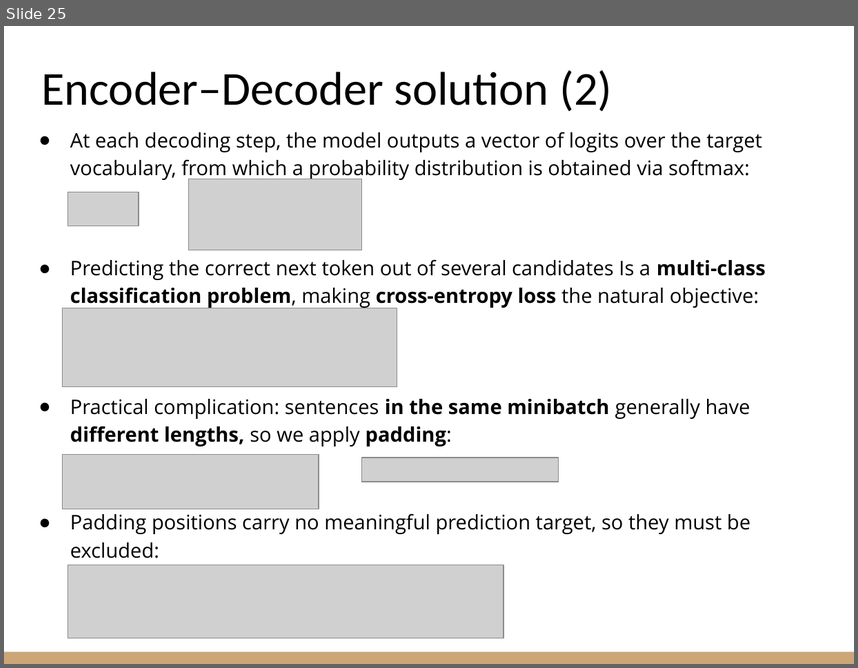
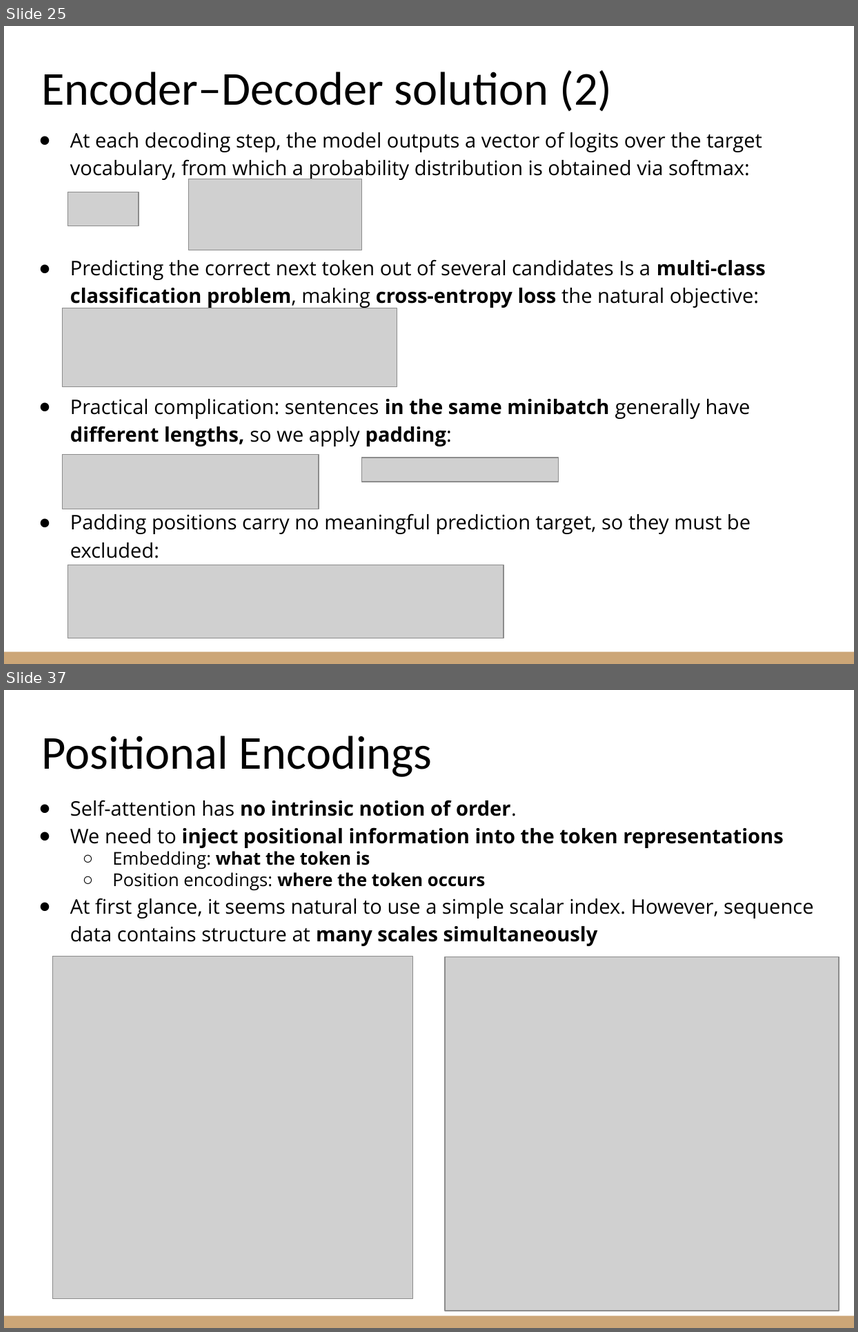
Before and after one commit to riccardoberta/machine-learning, a slide deck: 17 - Transformers/slides.pptx. Shown one above the other, each under a label of ours: slide 25 before the commit, slides 25 and 37 after it; the slides between them are not shown. The pictures are 858x668 and 858x1332 pixels, drawn with LibreOffice and Linux fonts; fonts in the diff are those of the drawing; grey boxes stand for pictures. Boxes give left, top, right and bottom in pixels: in the first picture for what was removed or moved away, otherwise in the second. Text is boxed around its words. In the diff, an @@ line names an element or a change of style, - is before the commit and + after.

```diff
--- a/17 - Transformers/slides.pptx
+++ b/17 - Transformers/slides.pptx
@@ slide 37 added at [4, 690, 854, 1328], background #FFFFFF; not listed: 1 template element that a slide beside it also shows @@
@@ title added at [41, 736, 432, 777], 40 pt, text #000000 @@
+Positional Encodings
@@ text added at [70, 800, 813, 946], 17 pt, text #000000 @@
+● Self-attention has no intrinsic notion of order.
+● We need to inject positional information into the token representations
+  ○ Embedding: what the token is
+  ○ Position encodings: where the token occurs
+● At first glance, it seems natural to use a simple scalar index. However, sequence data contains structure at many scales simultaneously
@@ picture added at [52, 956, 413, 1298] @@
@@ picture added at [445, 957, 839, 1310] @@
```
Also in this commit, not shown: 17 slides changed, 12 other slides added, 3 other files.
